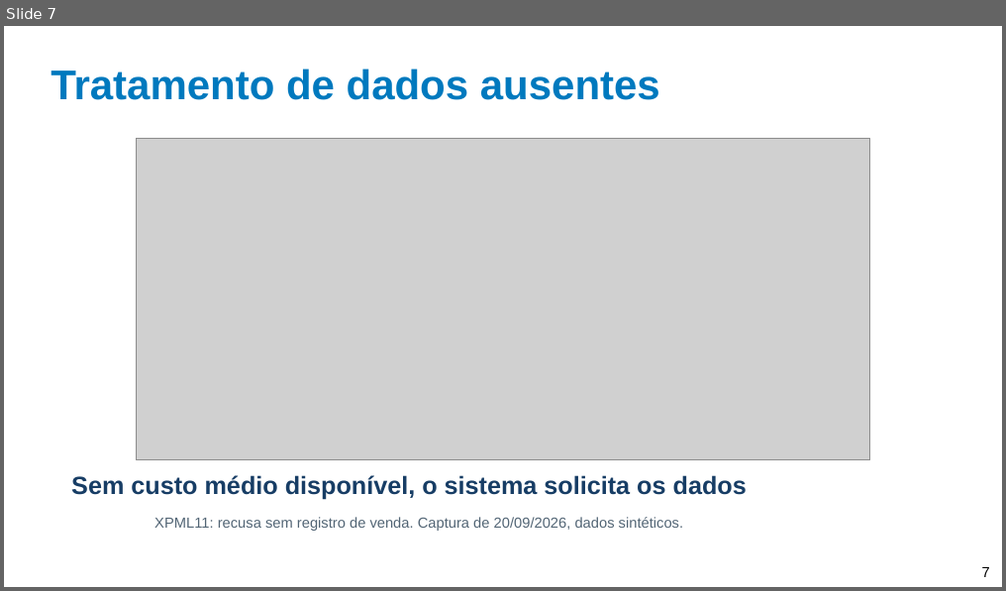
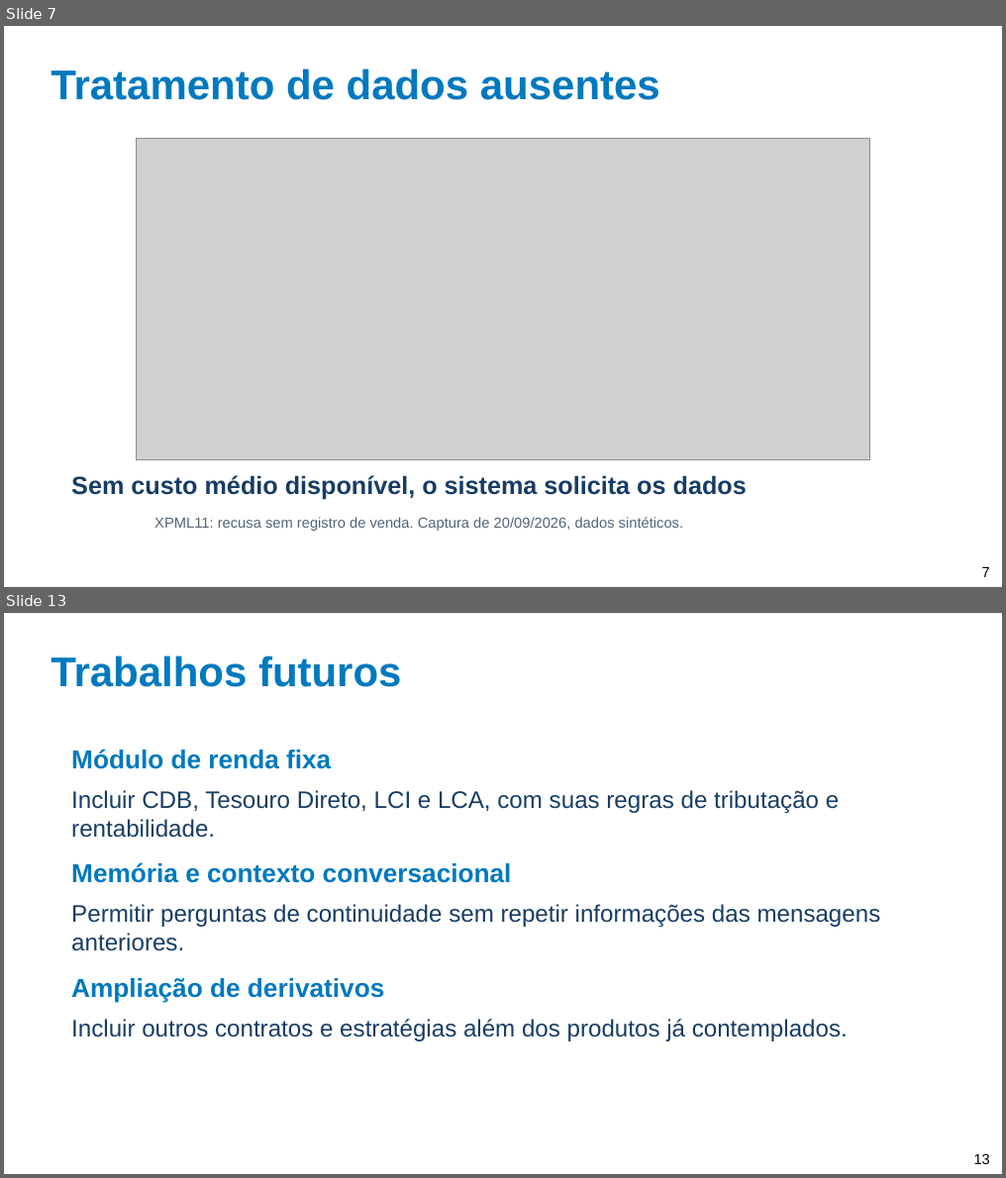
Before and after one commit to andreksp/BrazilianFinancialAssistant, a slide deck: Documentation/TCC/Revisao/Entrega_Final/Apresentacao_TCC_Andre_Khenaifes.pptx. Shown one above the other, each under a label of ours: slide 7 before the commit, slides 7 and 13 after it; the slides between them are not shown. The pictures are 1006x591 and 1006x1178 pixels, drawn with LibreOffice and Linux fonts; fonts in the diff are those of the drawing; grey boxes stand for pictures; background and template pictures are left out. Boxes give left, top, right and bottom in pixels: in the first picture for what was removed or moved away, otherwise in the second. Text is boxed around its words. In the diff, an @@ line names an element or a change of style, - is before the commit and + after.

```diff
--- a/Documentation/TCC/Revisao/Entrega_Final/Apresentacao_TCC_Andre_Khenaifes.pptx
+++ b/Documentation/TCC/Revisao/Entrega_Final/Apresentacao_TCC_Andre_Khenaifes.pptx
@@ slide 13 added at [4, 613, 1002, 1174], background picture (left out); not listed: 1 template element that a slide beside it also shows @@
@@ text added at [51, 656, 401, 687], 40 pt, text #0079BE, bold @@
+Trabalhos futuros
@@ text added at [71, 749, 331, 769], 25 pt, text #0079BE, bold @@
+Módulo de renda fixa
@@ text added at [71, 790, 839, 838], 23 pt, text #173D65 @@
+Incluir CDB, Tesouro Direto, LCI e LCA, com suas regras de tributação e rentabilidade.
@@ text added at [71, 862, 512, 883], 25 pt, text #0079BE, bold @@
+Memória e contexto conversacional
@@ text added at [71, 904, 881, 952], 23 pt, text #173D65 @@
+Permitir perguntas de continuidade sem repetir informações das mensagens anteriores.
@@ text added at [71, 978, 384, 1003], 25 pt, text #0079BE, bold @@
+Ampliação de derivativos
@@ text added at [71, 1019, 847, 1042], 23 pt, text #173D65 @@
+Incluir outros contratos e estratégias além dos produtos já contemplados.
```
Also in this commit, not shown: 6 slides changed, 1 other slide added, 1 slide removed, 10 other files.
